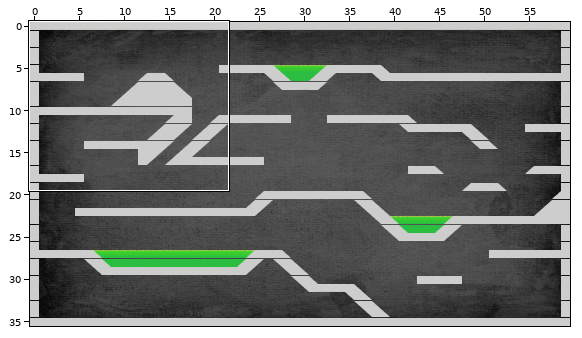
Tiled map: Unstoppable_Bros/android/assets/UbrosMap/UbrosMap.tmx. The first picture is a wide view before the edit; the outline marks the close-up.
Close-up. The starting point:
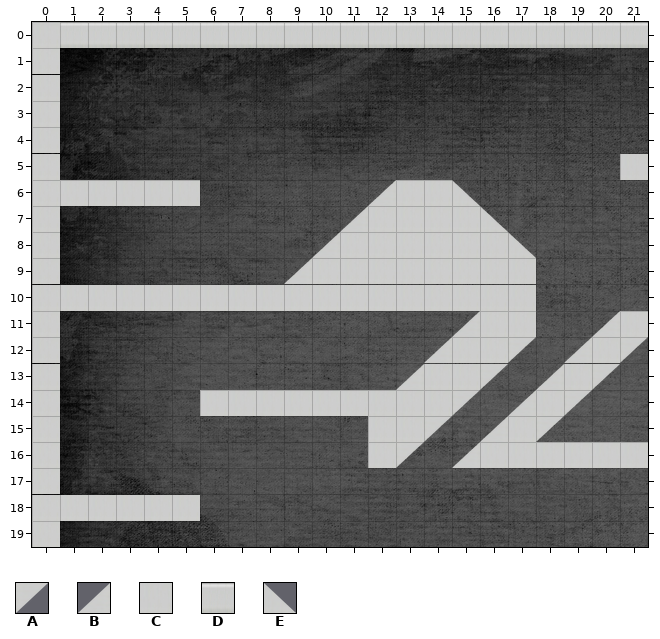
Cells are 32x30 px. Shown: x 0..21, y 0..19. The commit also changed other parts of the map, which this record leaves out.
Key: from "GroundInvertedTriangle": A 0, B 0 turned 180; from "GroundMiddleQuad": C 0; from "GroundQuad": D 0; from "GroundTriangle": E 0.
_ is an empty cell.
Layers that did not change in this view are not listed.
Layer "Graphics - Ground" before, first column x 0:
 0 CDDDDDDDDDDDDDDDDDDDDD
 1 C_____________________
 2 C_____________________
 3 C_____________________
 4 C_____________________
 5 C____________________C
 6 CCCCCC______BCCE______
 7 C__________BCCCCE_____
 8 C_________BCCCCCCE____
 9 C________BCCCCCCCC____
10 CCCCCCCCCCCCCCCCCC____
11 C______________BCC__BC
12 C_____________BCCA_BCA
13 C____________BCCA_BCA_
14 C_____CCCCCCCCCA_BCA__
15 C___________CCA_BCA___
16 C___________CA_BCCCCCC
17 C_____________________
18 CCCCCC________________
19 C_____________________
The same view after the edit:
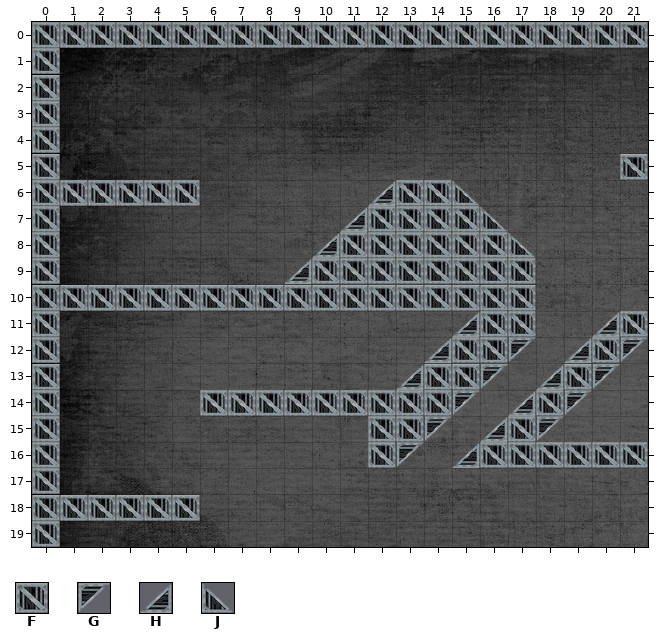
Further tiles: from "floor": F 0, G 1, H 1 turned 180, J 2.
From old to new:
Layer "Graphics - Ground":
y 0: x 0..21 CDDDDDDDDDDDDDDDDDDDDD -> FFFFFFFFFFFFFFFFFFFFFF
y 1..4: x 0 C -> F
y 5: x 0 C -> F; x 21 C -> F
y 6: x 0..5 CCCCCC -> FFFFFF; x 12..15 BCCE -> HFFJ
y 7: x 0 C -> F; x 11..16 BCCCCE -> HFFFFJ
y 8: x 0 C -> F; x 10..17 BCCCCCCE -> HFFFFFFJ
y 9: x 0 C -> F; x 9..17 BCCCCCCCC -> HFFFFFFFF
y 10: x 0..17 CCCCCCCCCCCCCCCCCC -> FFFFFFFFFFFFFFFFFF
y 11: x 0 C -> F; x 15..17 BCC -> HFF; x 20..21 BC -> HF
y 12: x 0 C -> F; x 14..17 BCCA -> HFFG; x 19..21 BCA -> HFG
y 13: x 0 C -> F; x 13..16 BCCA -> HFFG; x 18..20 BCA -> HFG
y 14: x 0 C -> F; x 6..15 CCCCCCCCCA -> FFFFFFFFFG; x 17..19 BCA -> HFG
y 15: x 0 C -> F; x 12..14 CCA -> FFG; x 16..18 BCA -> HFG
y 16: x 0 C -> F; x 12..13 CA -> FG; x 15..21 BCCCCCC -> HFFFFFF
y 17: x 0 C -> F
y 18: x 0..5 CCCCCC -> FFFFFF
y 19: x 0 C -> F
Pixel boxes of the changes (left, top, right, bottom) in both close-ups:
changed: (32, 22, 648, 547)
